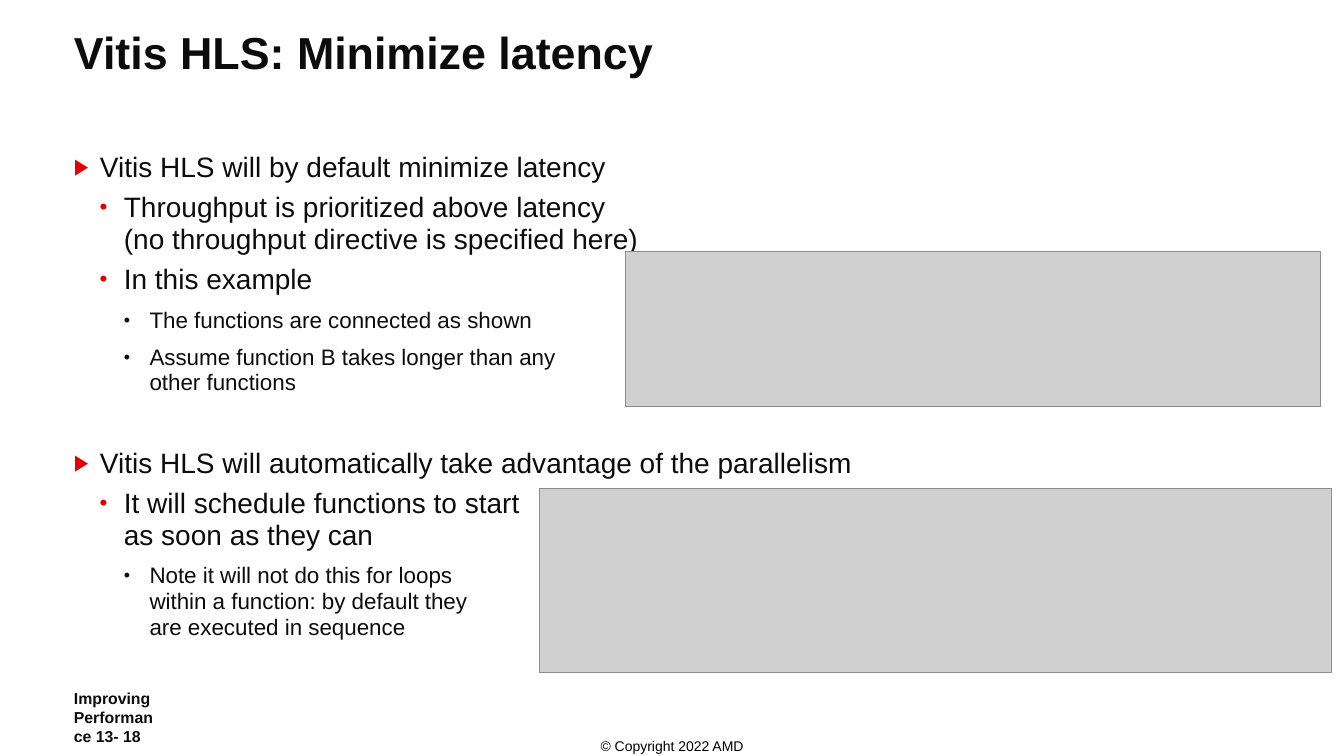
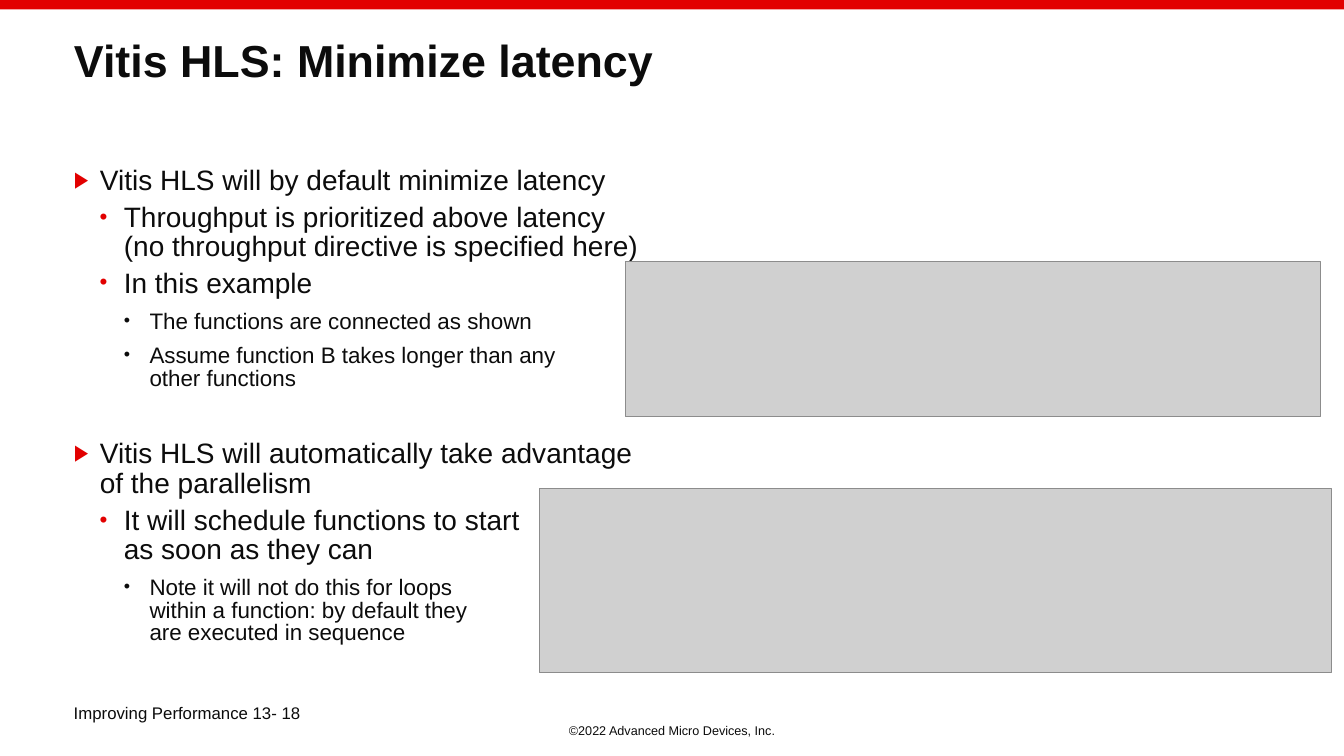
Before and after one commit to ChunxuGuo/High-Level-Synthesis-Flow-on-Zynq-using-Vitis-HLS, a slide deck: slide 18 of vitis_slides/13_Improving_Performance.PPTX. Drawn at 1344x756 pixels with LibreOffice and Linux fonts; fonts in the diff are those of the drawing; grey boxes stand for pictures; background and template pictures are left out. Boxes give left, top, right and bottom in pixels: in the first picture for what was removed or moved away, otherwise in the second. Text is boxed around its words. In the diff, an @@ line names an element or a change of style, - is before the commit and + after.

Commit message:
Update slides

```diff
--- a/vitis_slides/13_Improving_Performance.PPTX
+++ b/vitis_slides/13_Improving_Performance.PPTX
@@ rectangle added at (0,0,1344,9), fill #E20000 @@
@@ title "Vitis HLS: Minimize latency": place and size @@
-title "Vitis HLS: Minimize latency" at (74,36,652,78)
+title "Vitis HLS: Minimize latency" at (74,44,652,86)
@@ text "Vitis HLS will by default ...": place and size @@
-text "Vitis HLS will by default ..." at (100,156,852,640)
+text "Vitis HLS will by default ..." at (100,169,637,645)
@@ text "Vitis HLS will by default ..." at (100,169,637,645): line spacing 1 to 0.9; line spacing 0.95 to 0.85 @@
@@ picture: place and size @@
-picture at (625,252,1321,407)
+picture at (625,261,1321,416)
@@ text at (74,707,301,723): size 11.3 to 12 pt, bold off; vertical alignment middle to top @@
@@ text at (569,726,775,737): text changed; size 10 to 9 pt; text colour #000000 to #0C0C0C @@
-© Copyright 2022 AMD
+©2022 Advanced Micro Devices, Inc.
```
Also in this commit, not shown: 84 other slides changed, 2 slides added, 9 other files.
